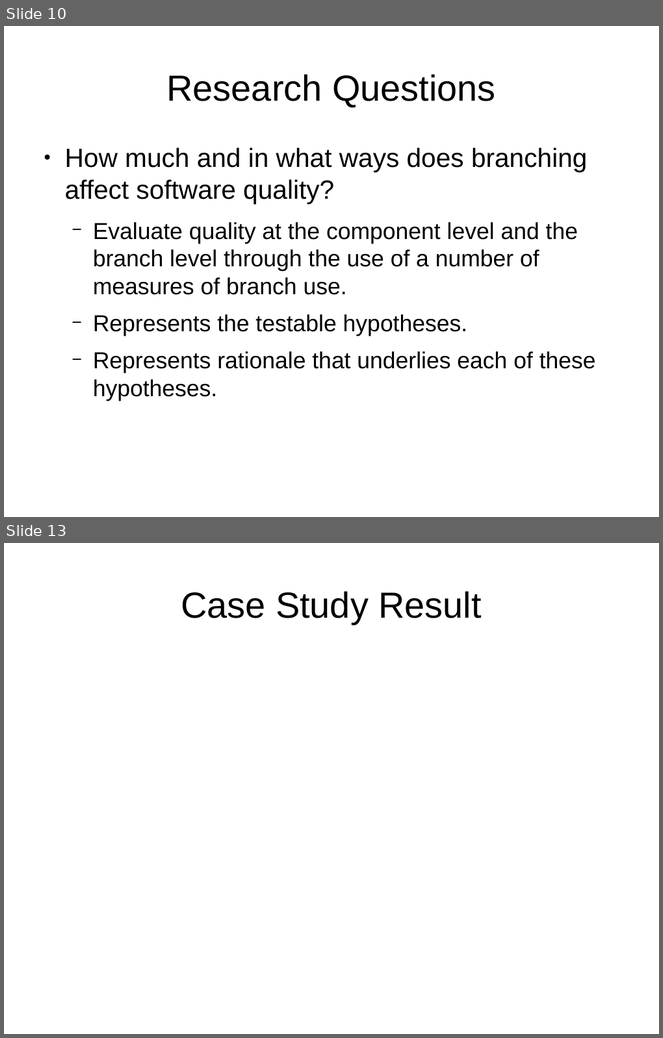
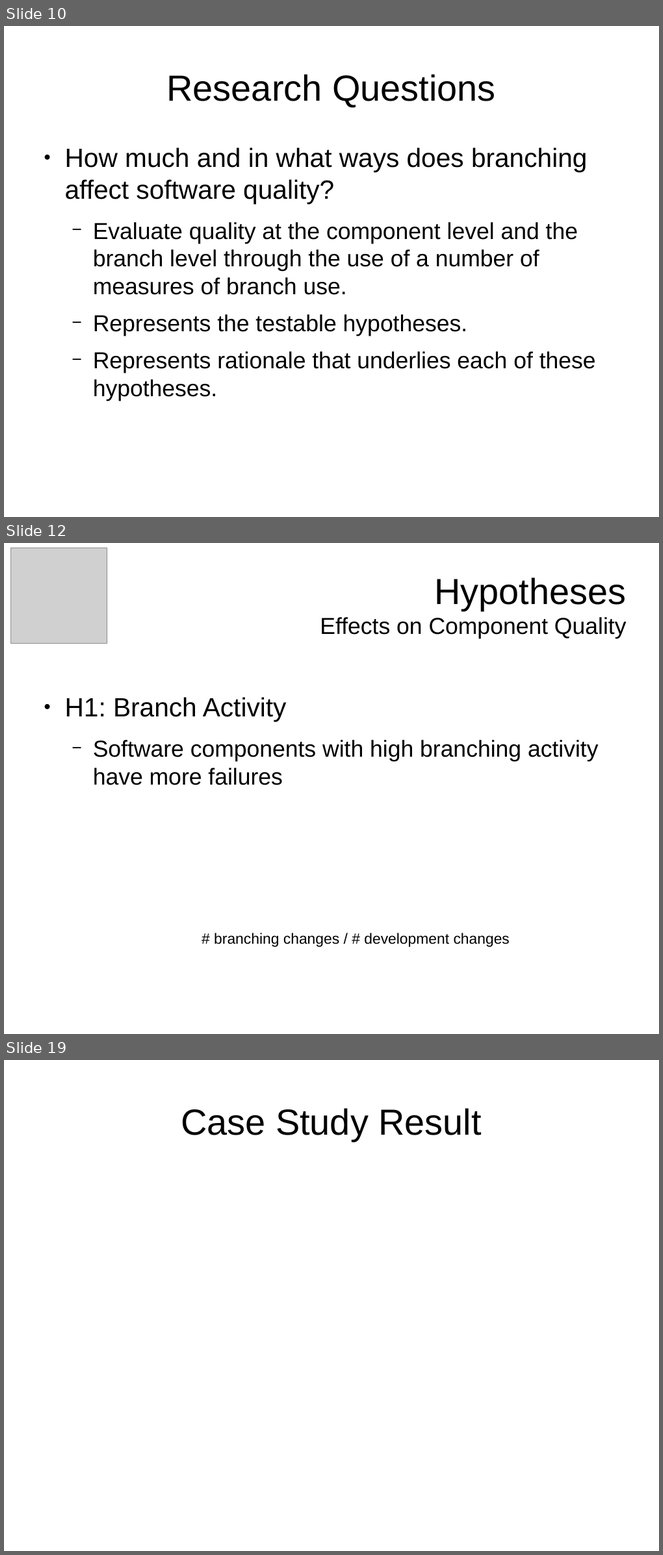
Before and after one commit to tajmilur-rahman/LOG6307, a slide deck: paper-presentation/slides.odp. Shown one above the other, each under a label of ours: slides 10 and 13 before the commit, slides 10, 12 and 19 after it; the slides between them are not shown. The pictures are 663x1038 and 663x1555 pixels, drawn with LibreOffice and Linux fonts; fonts in the diff are those of the drawing; grey boxes stand for pictures. Boxes give left, top, right and bottom in pixels: in the first picture for what was removed or moved away, otherwise in the second. Text is boxed around its words. In the diff, an @@ line names an element or a change of style, - is before the commit and + after.

```diff
--- a/paper-presentation/slides.odp
+++ b/paper-presentation/slides.odp
@@ slide 12 added at (4,543,659,1034), background #FFFFFF @@
@@ picture added at (11,548,107,644) @@
@@ title added at (320,577,627,639), 28 pt, text #000000 @@
+Hypotheses
+Effects on Component Quality
@@ text added at (65,697,599,785), 28 pt, text #000000 @@
+● H1: Branch Activity
+  − Software components with high branching activity have more failures
@@ text added at (214,933,510,947), 18 pt, text #000000 @@
+# branching changes / # development changes
@@ what was slide 13 is now slide 19 @@
```
Also in this commit, not shown: 3 slides changed, 7 other slides added, 2 slides removed, 3 other files.
